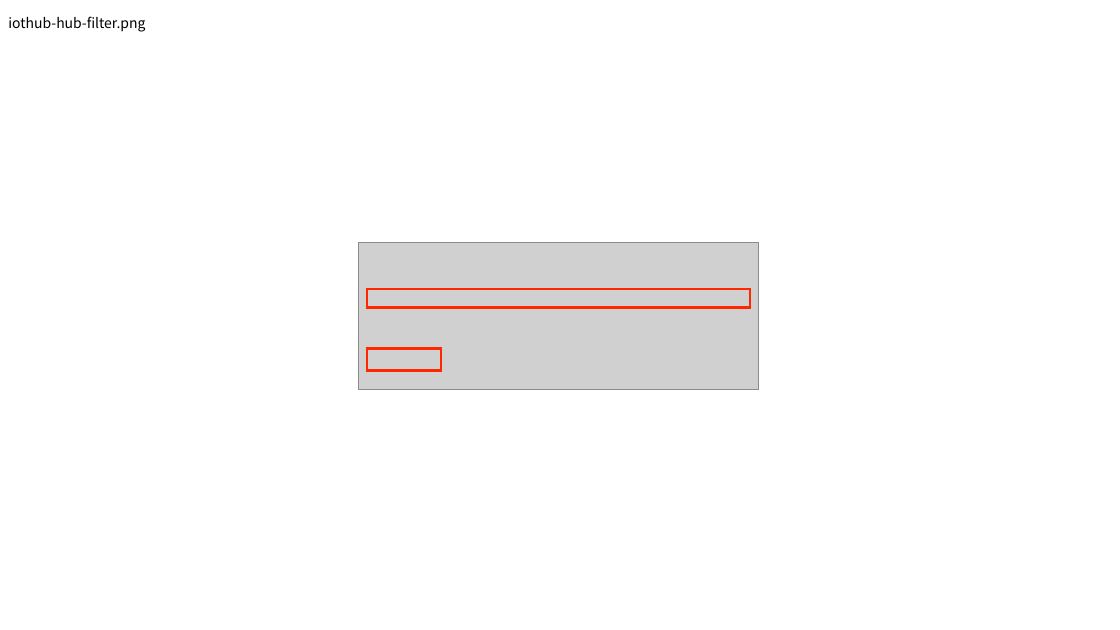
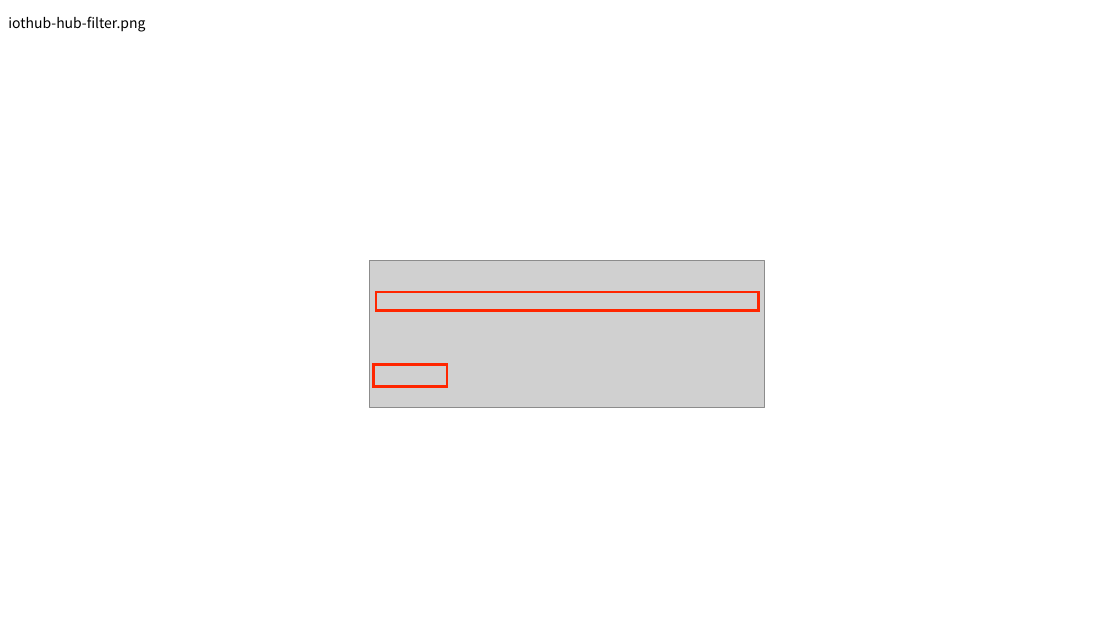
Before and after one commit to akubicharm/azure-workshop, a slide deck: slide 2 of iot-basic/images/iothub.pptx. Drawn at 1120x630 pixels with LibreOffice and Linux fonts; fonts in the diff are those of the drawing; grey boxes stand for pictures. Boxes give left, top, right and bottom in pixels: in the first picture for what was removed or moved away, otherwise in the second. Text is boxed around its words. In the diff, an @@ line names an element or a change of style, - is before the commit and + after.

```diff
--- a/iot-basic/images/iothub.pptx
+++ b/iot-basic/images/iothub.pptx
@@ picture: place and size @@
-picture at bbox=[359, 243, 759, 390]
+picture at bbox=[370, 260, 765, 408]
@@ rectangle: place and size @@
-rectangle at bbox=[367, 289, 749, 308]
+rectangle at bbox=[376, 292, 759, 311]
@@ rectangle: place and size @@
-rectangle at bbox=[367, 349, 441, 371]
+rectangle at bbox=[374, 365, 448, 386]
```
Also in this commit, not shown: 9 other slides changed, 42 other files.
